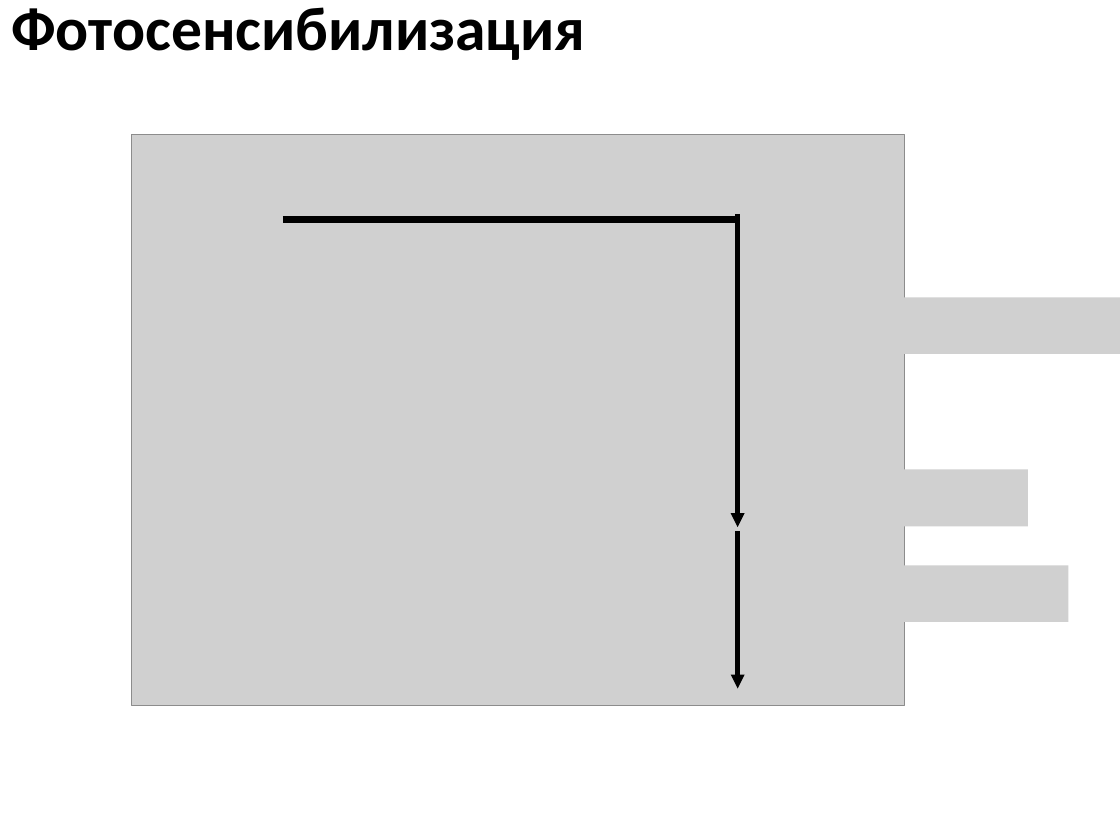
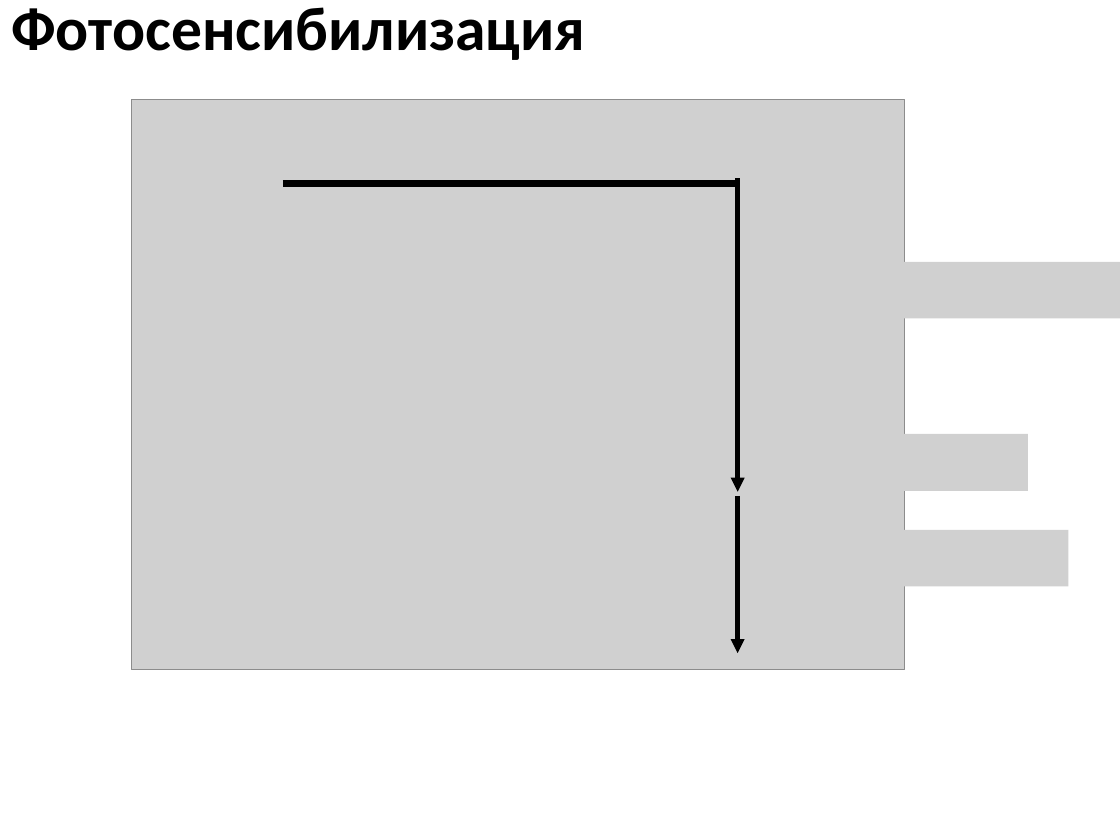
Before and after one commit to EnglishBeach/Course-work, a slide deck: slide 5 of Презентация.pptx (slide 4 before the commit). Drawn at 1120x840 pixels with LibreOffice and Linux fonts; fonts in the diff are those of the drawing; grey boxes stand for pictures. Boxes give left, top, right and bottom in pixels: in the first picture for what was removed or moved away, otherwise in the second. Text is boxed around its words. In the diff, an @@ line names an element or a change of style, - is before the commit and + after.

```diff
--- a/Презентация.pptx
+++ b/Презентация.pptx
@@ 4 pictures, 2 arrows, 1 line: place and size @@
-4 pictures, 2 arrows, 1 line at (131,134,1120,704)
+4 pictures, 2 arrows, 1 line at (131,100,1120,670)
```
Also in this commit, not shown: 4 other slides changed, 1 slide added, 2 other files.
